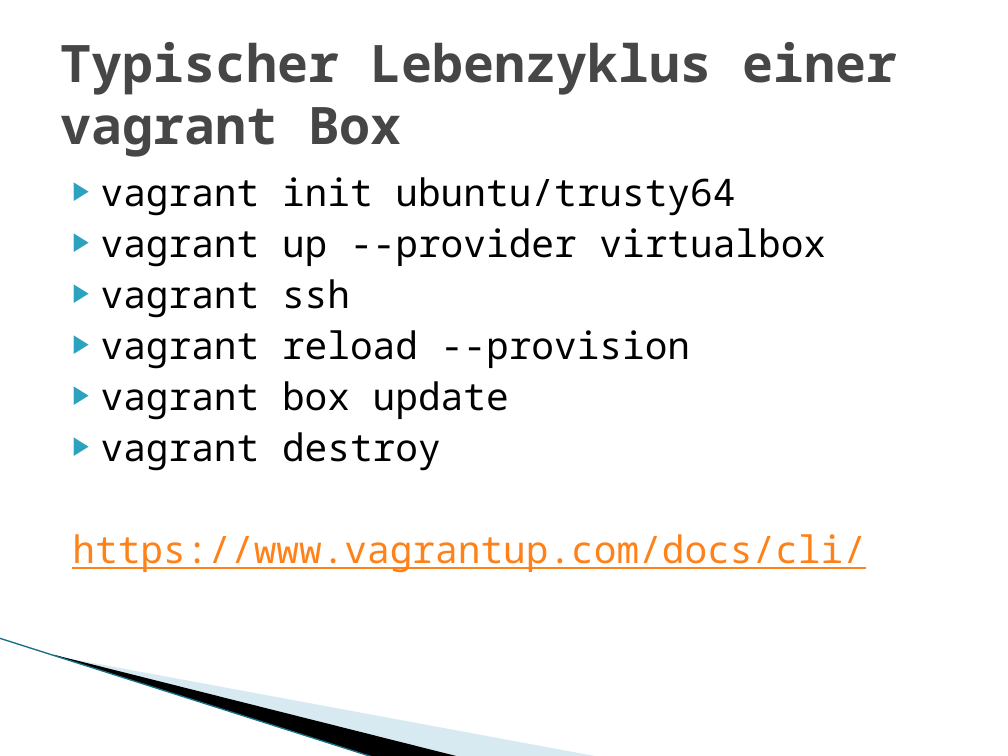
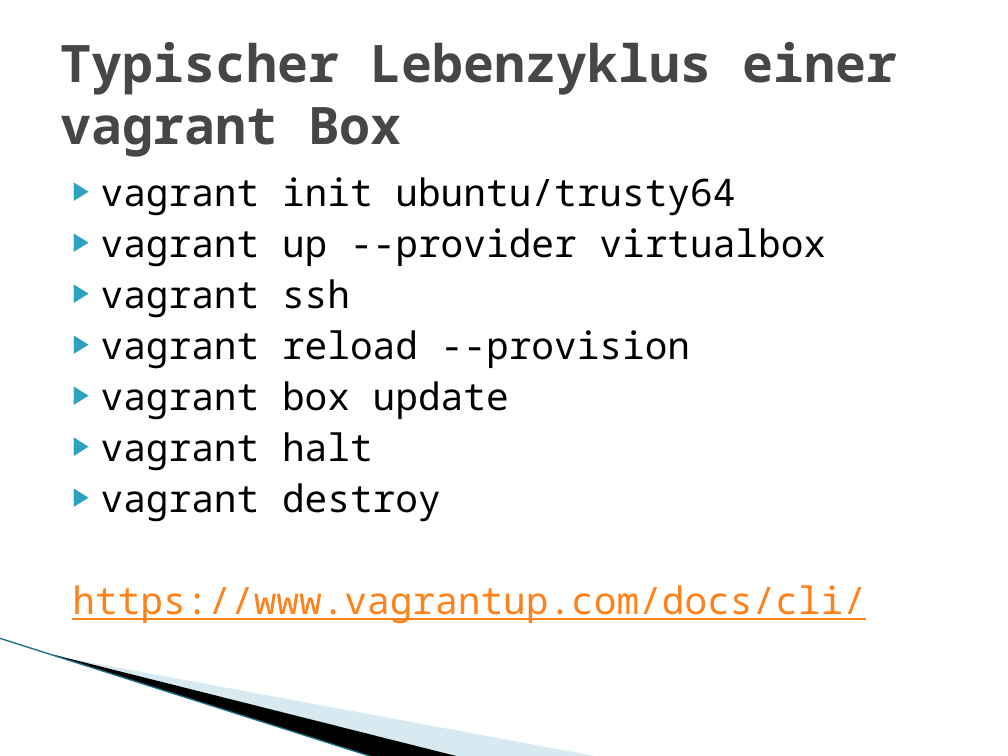
Before and after one commit to Damian1234523/e-portfolio-vagrant, a slide deck: slide 3 of Vagrant.pptx. Drawn at 1008x756 pixels with LibreOffice and Linux fonts; fonts in the diff are those of the drawing; background and template pictures are left out. Boxes give left, top, right and bottom in pixels: in the first picture for what was removed or moved away, otherwise in the second. Text is boxed around its words. In the diff, an @@ line names an element or a change of style, - is before the commit and + after.

```diff
--- a/Vagrant.pptx
+++ b/Vagrant.pptx
@@ text at [101,432,373,471]: paragraph added @@
+▶ vagrant halt
```
Also in this commit, not shown: 1 other file.
